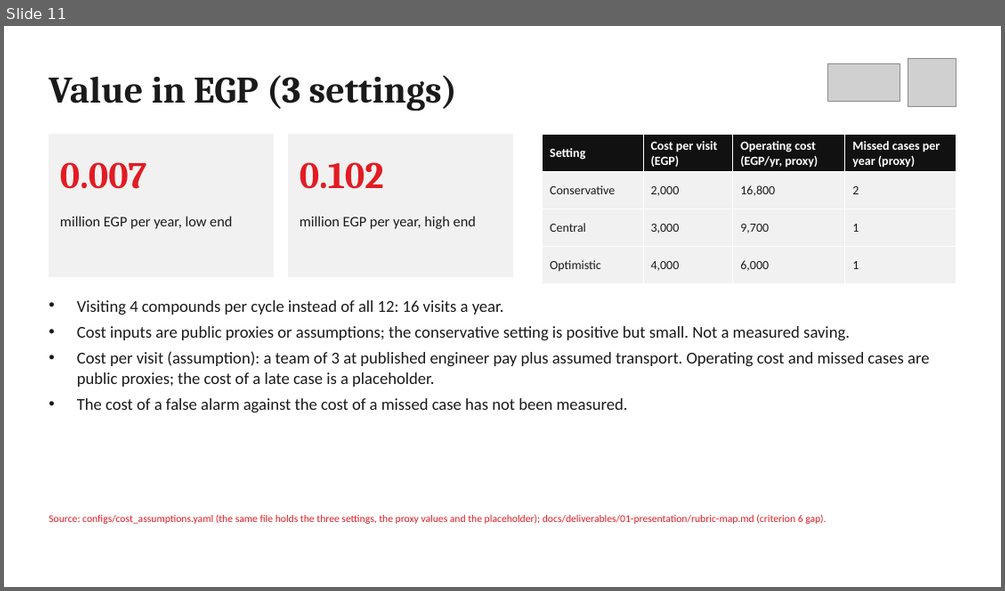
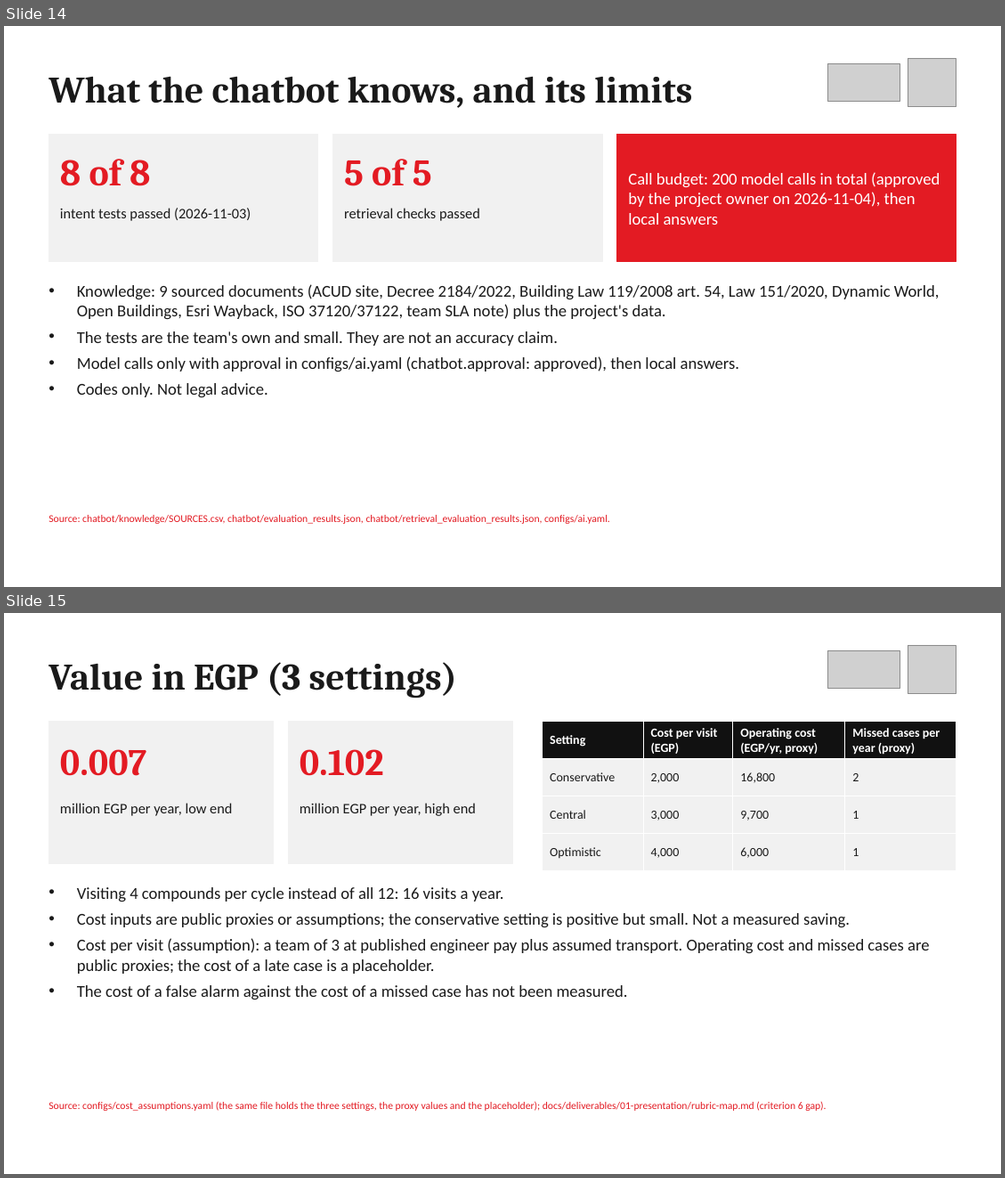
Before and after one commit to elsayedelmandoh/spaceeye-geoai, a slide deck: docs/deliverables/01-presentation/presentation.pptx. Shown one above the other, each under a label of ours: slide 11 before the commit, slides 14 and 15 after it. The pictures are 1005x591 and 1005x1178 pixels, drawn with LibreOffice and Linux fonts; fonts in the diff are those of the drawing; grey boxes stand for pictures. Boxes give left, top, right and bottom in pixels: in the first picture for what was removed or moved away, otherwise in the second. Text is boxed around its words. In the diff, an @@ line names an element or a change of style, - is before the commit and + after.

Commit message:
docs: deck adds dashboard and chatbot slides (18 slides), rubric map and transcript updated

```diff
--- a/docs/deliverables/01-presentation/presentation.pptx
+++ b/docs/deliverables/01-presentation/presentation.pptx
@@ slide 14 added at (4, 26, 1001, 587), background #FFFFFF @@
@@ text added at (48, 76, 692, 108), 36 pt, text #1A1A1A, bold @@
+What the chatbot knows, and its limits
@@ picture added at (828, 63, 900, 101) @@
@@ picture added at (908, 58, 956, 106) @@
@@ rectangle added at (48, 135, 318, 262), fill #F1F1F1, outline #F1F1F1 1 pt @@
@@ text added at (60, 159, 150, 186), 36 pt, text #E31B23, bold @@
+8 of 8
@@ rectangle added at (333, 135, 602, 262), fill #F1F1F1, outline #F1F1F1 1 pt @@
@@ text added at (344, 159, 432, 186), 36 pt, text #E31B23, bold @@
+5 of 5
@@ rectangle added at (617, 135, 956, 262), fill #E31B23, outline #E31B23 1 pt @@
@@ text added at (628, 172, 939, 224), 16 pt, text #FFFFFF @@
+Call budget: 200 model calls in total (approved by the project owner on 2026-11-04), then local answers
@@ text added at (60, 208, 251, 221), 14 pt, text #1A1A1A @@
+intent tests passed (2026-11-03)
@@ text added at (344, 208, 480, 221), 14 pt, text #1A1A1A @@
+retrieval checks passed
@@ text added at (77, 284, 939, 397), 16 pt, text #1A1A1A @@
+• Knowledge: 9 sourced documents (ACUD site, Decree 2184/2022, Building Law 119/2008 art. 54, Law 151/2020, Dynamic World, Open Buildings, Esri Wayback, ISO 37120/37122, team SLA note) plus the project's data.
+• The tests are the team's own and small. They are not an accuracy claim.
+• Model calls only with approval in configs/ai.yaml (chatbot.approval: approved), then local answers.
+• Codes only. Not legal advice.
@@ text added at (48, 515, 610, 524), 10 pt, text #E31B23 @@
+Source: chatbot/knowledge/SOURCES.csv, chatbot/evaluation_results.json, chatbot/retrieval_evaluation_results.json, configs/ai.yaml.
@@ what was slide 11 is now slide 15 @@
```
Also in this commit, not shown: 4 slides changed, 3 other slides added, 8 other files.
